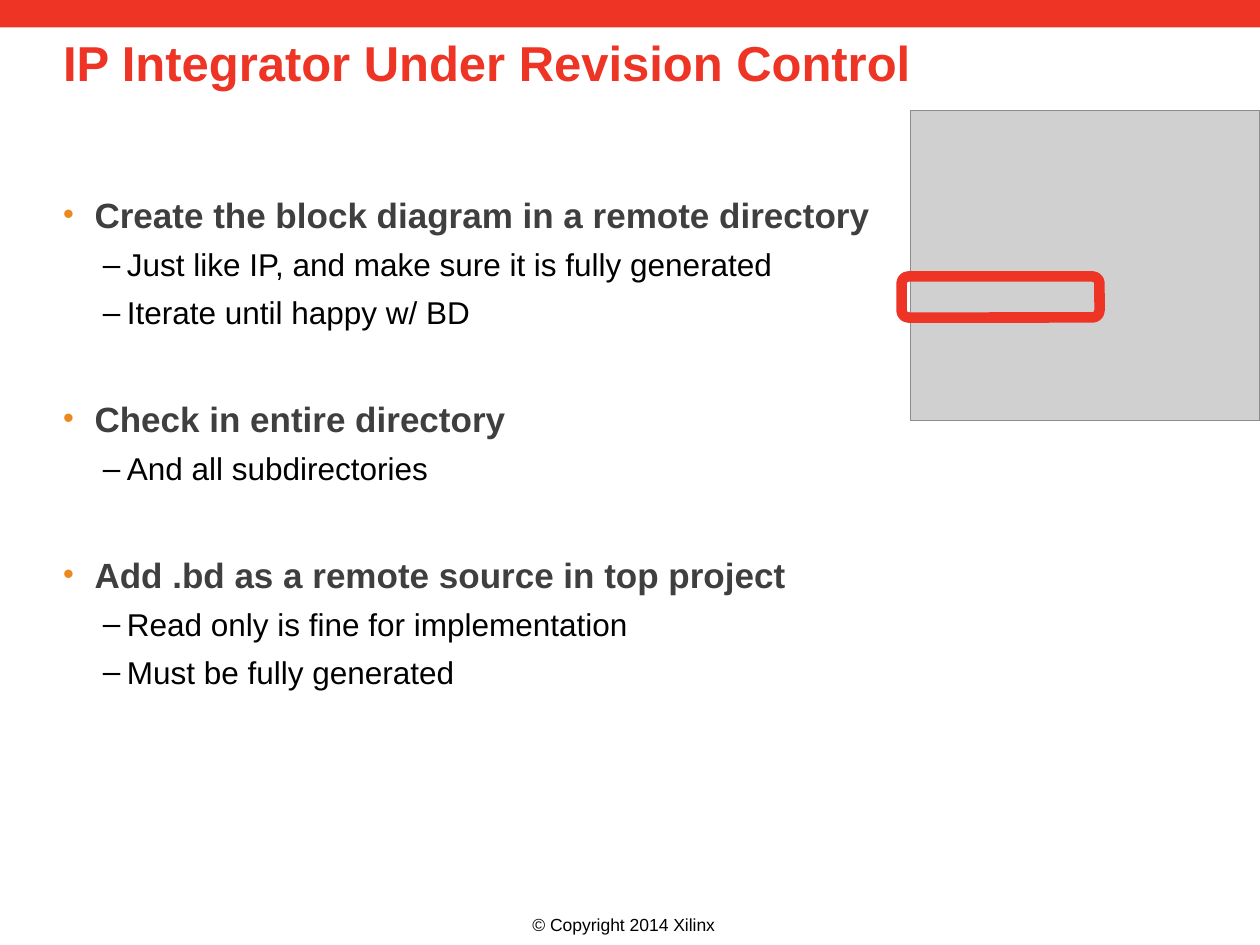
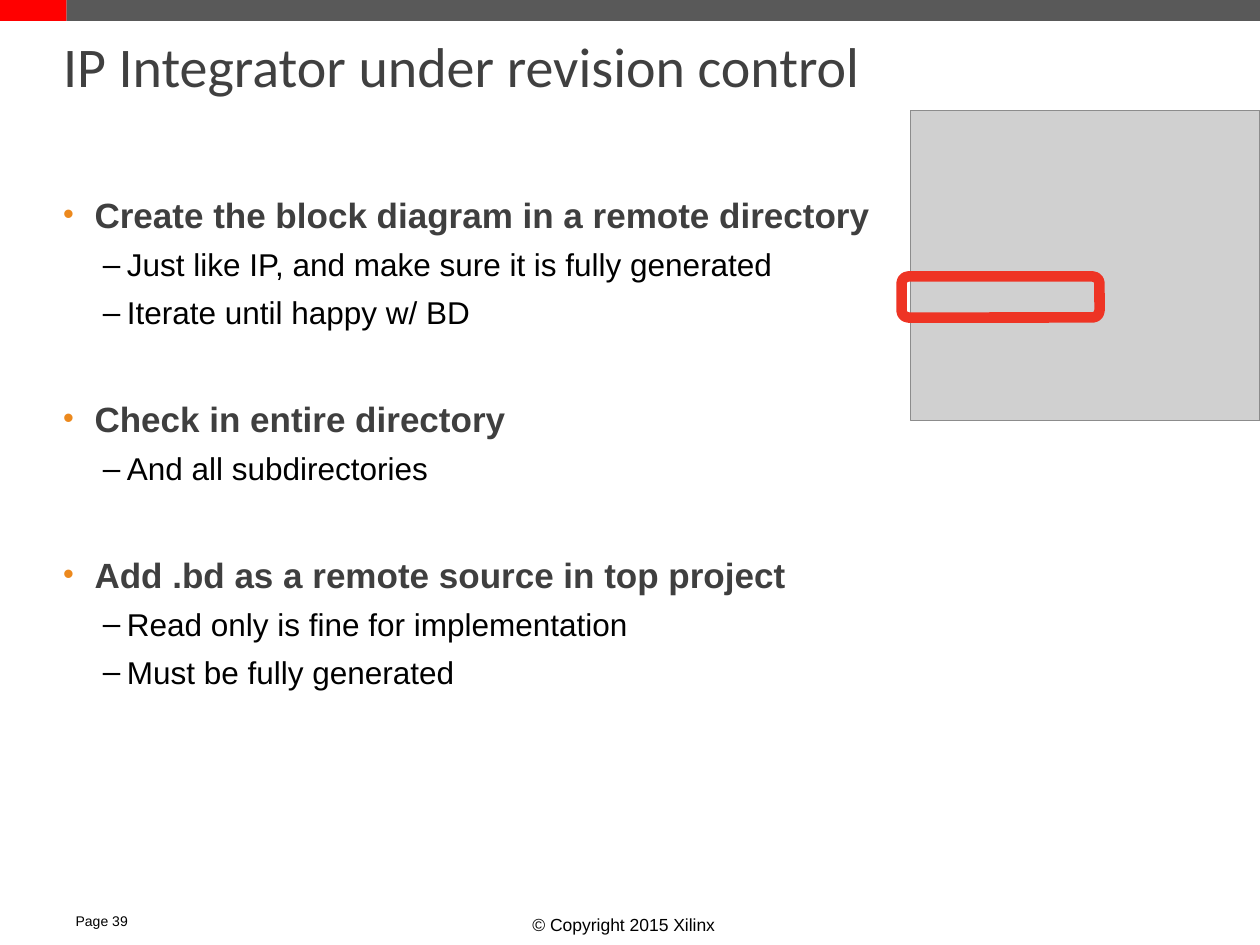
Before and after one commit to Xilinx/revCtrl, a slide deck: slide 38 of doc/versionControl.pptx (slide 8 before the commit). Drawn at 1260x945 pixels with LibreOffice and Linux fonts; fonts in the diff are those of the drawing; grey boxes stand for pictures; background and template pictures are left out. Boxes give left, top, right and bottom in pixels: in the first picture for what was removed or moved away, otherwise in the second. Text is boxed around its words. In the diff, an @@ line names an element or a change of style, - is before the commit and + after.

```diff
--- a/doc/versionControl.pptx
+++ b/doc/versionControl.pptx
@@ rectangle added at <box>0,0,67,21</box>, fill #FF0000 @@
@@ rectangle: place and size @@
-rectangle at <box>0,0,1260,28</box>
+rectangle at <box>67,0,1260,21</box>
@@ rectangle at <box>67,0,1260,21</box>: fill #EE3424 to #595959 @@
@@ title at <box>63,48,859,97</box>: text changed; size 28 to 32 pt; font Arial to Calibri; text colour #EE3424 to #404040; bold off @@
-IP Integrator Under Revision Control
+IP Integrator under revision control
@@ text added at <box>76,916,128,929</box>, 8 pt, text #000000 @@
+Page 39
@@ text at <box>550,918,715,935</box>: text changed @@
-© Copyright 2014 Xilinx
+© Copyright 2015 Xilinx
```
Also in this commit, not shown: 20 other slides changed, 19 slides added, 8 slides removed.
